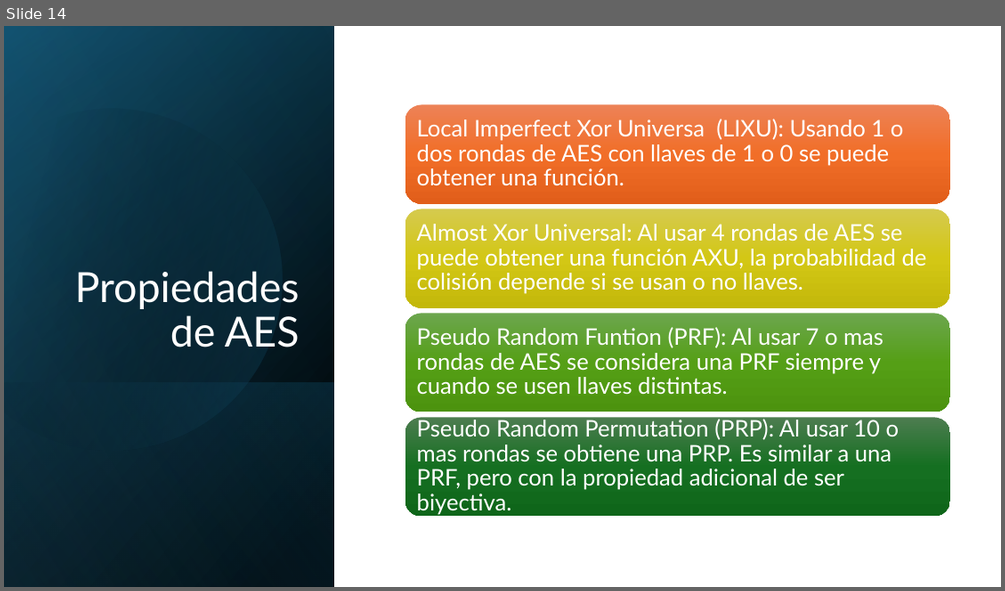
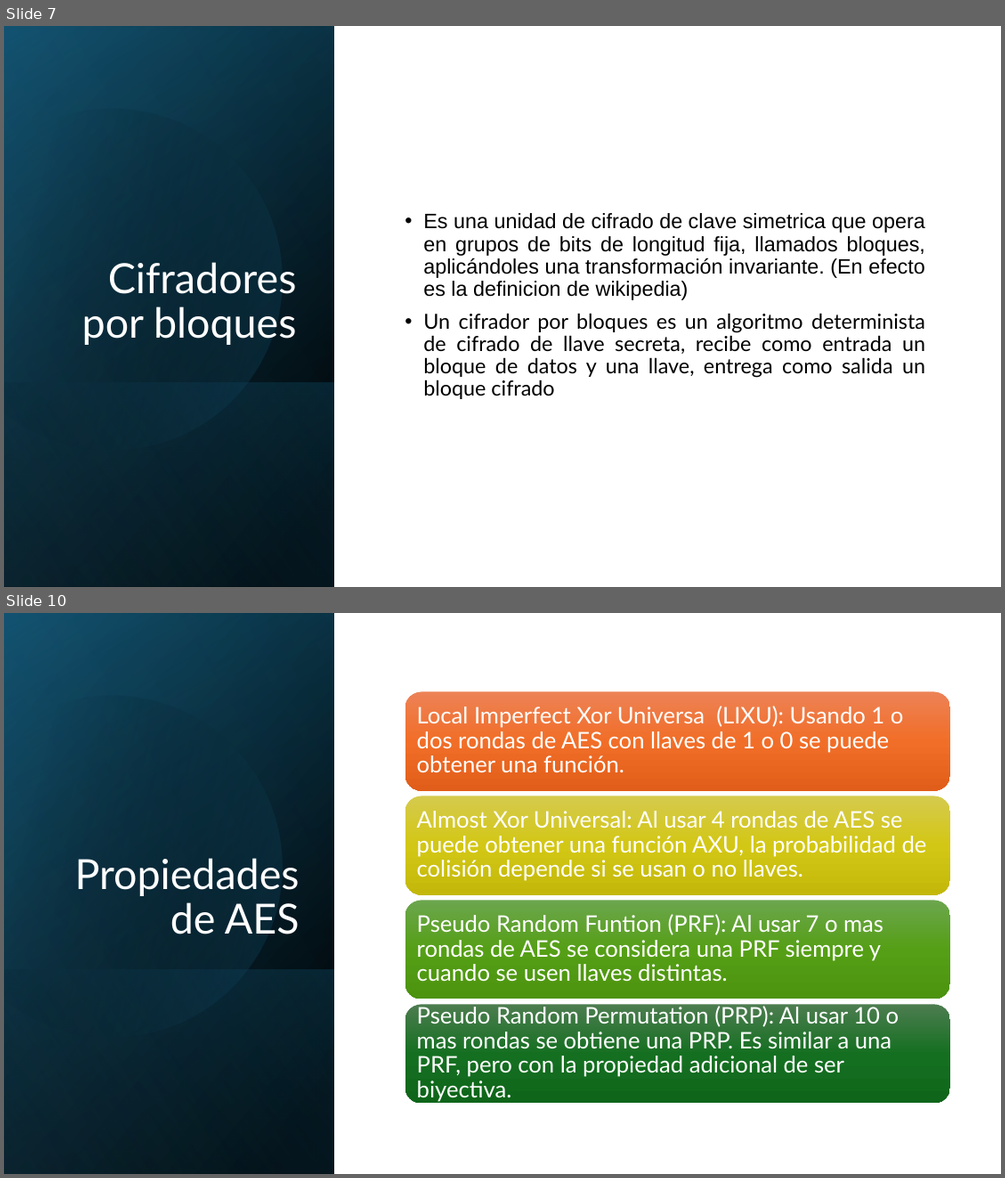
Before and after one commit to AlexPs06/Funciones-hash-vectorizadas, a slide deck: presentacion cripto hash.pptx. Shown one above the other, each under a label of ours: slide 14 before the commit, slides 7 and 10 after it; the slides between them are not shown. The pictures are 1005x591 and 1005x1178 pixels, drawn with LibreOffice and Linux fonts; fonts in the diff are those of the drawing. Boxes give left, top, right and bottom in pixels: in the first picture for what was removed or moved away, otherwise in the second. Text is boxed around its words. In the diff, an @@ line names an element or a change of style, - is before the commit and + after.

```diff
--- a/presentacion cripto hash.pptx
+++ b/presentacion cripto hash.pptx
@@ slide 7 added at <box>4,26,1001,587</box>, background #FFFFFF @@
@@ rectangle added at <box>4,26,1001,587</box>, fill #FFFFFF @@
@@ rectangle added at <box>4,26,334,587</box>, fill gradient #000000 to #104862 @@
@@ rectangle added at <box>4,27,334,587</box>, fill gradient #000000 to #156082 @@
@@ rectangle added at <box>4,26,334,586</box>, fill gradient #000000 to #46B1E1 @@
@@ freeform shape added at <box>4,68,324,484</box>, fill gradient #000000 to #156082 @@
@@ text added at <box>423,213,925,399</box>, 20 pt, text #000000 @@
+• Es una unidad de cifrado de clave simetrica que opera en grupos de bits de longitud fija, llamados bloques, aplicándoles una transformación invariante. (En efecto es la definicion de wikipedia)
+• Un cifrador por bloques es un algoritmo determinista de cifrado de llave secreta, recibe como entrada un bloque de datos y una llave, entrega como salida un bloque cifrado
@@ title added at <box>82,262,297,345</box>, 40 pt, text #FFFFFF @@
+Cifradores por bloques
@@ rectangle added at <box>4,382,334,587</box>, fill gradient #156082 to #000000 @@
@@ what was slide 14 is now slide 10 @@
```
Also in this commit, not shown: 2 slides changed, 13 other slides added, 5 slides removed.
